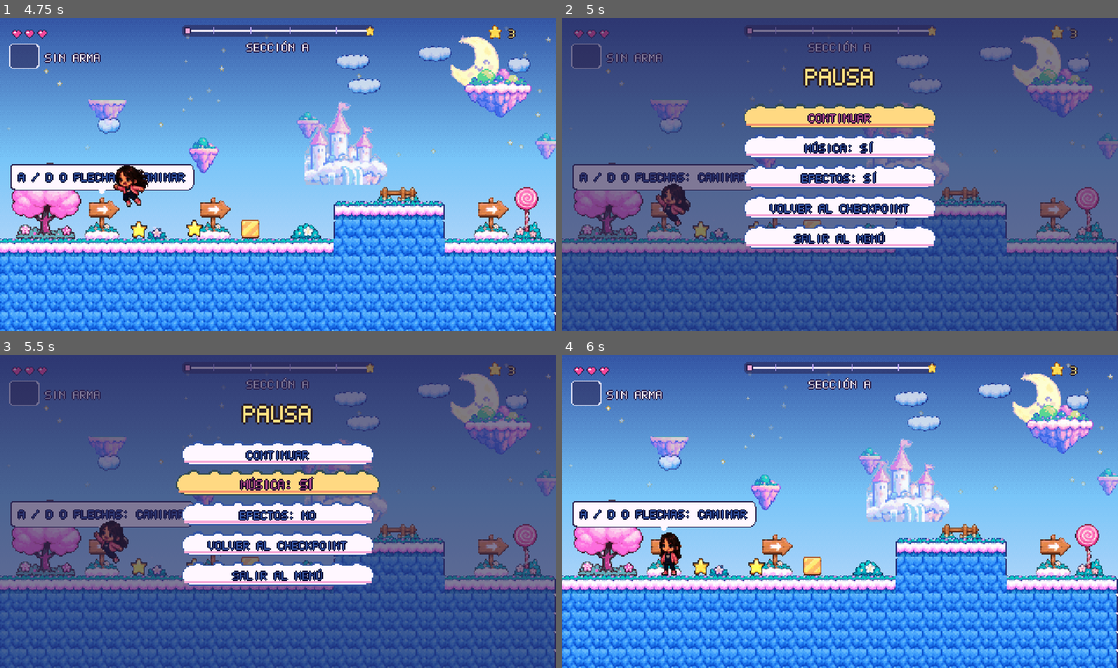
Above: before the commit, frames 1-4 (two rows, left to right).
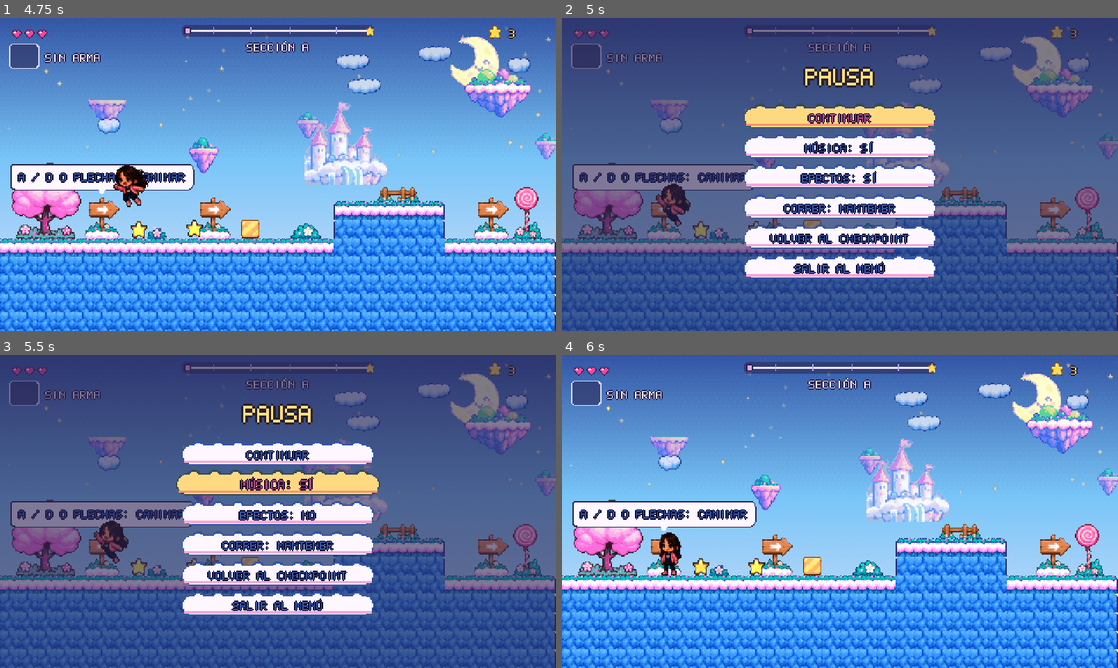
Above: after the commit, the same moments.

Repository: diodZo/alice-dreams
Game: Godot game, scene res://scenes/main/Main.tscn
Same seed, same stepped clock (60 frames per second), same inputs: the game is played once before the commit and once after it. Video files are missing from this copy of the repository; at most half a second of black plays in their place.
Inputs (mouse positions are in pixels of both pictures, inside the frame that each line leads up to):
- Up to frame 1 (4.75 s): tap Enter (menu_accept) at 0.5, 4.15 s; move the mouse to (400, 158) at 0.52 s; hold D (move_right) 0.53-2.03 s; tap Shift (run) at 0.6, 1.55, 2.3, 2.85, 3.8, 4.35 s; click (400, 158) at 0.67 s; tap Space (jump) at 0.77, 1.52, 3.02, 3.77, 4.52 s; move the mouse to (278, 140) at 1.27 s; tap W (aim_up) at 1.35 s; click (278, 140) at 1.42 s; move the mouse to (333, 105) at 2.02 s; hold A (move_left) 2.03-2.78 s; tap J (fire) at 2.1 s; move the mouse to (250, 237) at 2.77 s; hold D (move_right) 2.78-4.28 s; click (250, 237) at 2.92 s; move the mouse to (444, 221) at 3.52 s; tap K (switch_weapon) at 3.6 s; move the mouse to (111, 127) at 4.27 s; hold A (move_left) from 4.28 s (still down)
- Up to frame 2 (5 s): keep holding A (move_left); tap Escape (pause) at 4.9 s
- Up to frame 3 (5.5 s): move the mouse to (305, 511) at 5.02 s; release A (move_left) at 5.03 s; hold D (move_right) from 5.03 s (still down); tap W (aim_up) at 5.1 s; click (305, 511) at 5.17 s; tap Shift (run) at 5.3 s
- Up to frame 4 (6 s): release D (move_right) at 5.75 s; click (840, 455) at 5.77 s

Frame 1 is identical in both runs. In frame 2, 2.9% of the frame differs, in the area x 32-68%, y 59-84%; in frame 3, 2.9%; in frame 4, nothing differs.

Commit message:
IMP-019 e IMP-021: «Correr siempre» y sello «¡Sin caídas!»
- IMP-019: opción «Correr: mantener / siempre» en el menú de pausa (ajuste
  alwaysRun; con «siempre», Shift camina). Prueba test_always_run.
- IMP-021: GameState.falls cuenta caídas y desmayos en nivel y arena; la
  victoria muestra «¡Sin caídas!» si es 0 y el guardado añade noFalls
  (opcional, se conserva). Prueba test_no_falls_record.

Co-Authored-By: Claude Opus 5.5 <noreply@anthropic.com>

Diff:
--- a/godot/scripts/core/game_state.gd
+++ b/godot/scripts/core/game_state.gd
@@ -53,6 +53,8 @@
 		"checkpoint": null,
 		"hp": 3,
 		"playTime": 0.0,
+		# caídas al vacío y desmayos en el nivel y la arena (sello «¡Sin caídas!», IMP-021)
+		"falls": 0,
 		"progress": 0.0,
 		"specialStar": false,
 		"bossVisible": false,
--- a/godot/scripts/core/save_manager.gd
+++ b/godot/scripts/core/save_manager.gd
@@ -28,7 +28,7 @@
 		"unlockedWorld": 1,
 		# { "1": { completed, bestStars, totalStars, specialStar, bestTime, completedAt } }
 		"worlds": {},
-		"settings": {"music": true, "sfx": true},
+		"settings": {"music": true, "sfx": true, "alwaysRun": false},
 		# Mundo 8: victoria final (desbloquea volver a ver el final desde el menú). Campos nuevos:
 		# un guardado anterior se carga igual (valores por defecto) y no pierde nada.
 		"adventureCompleted": false,
@@ -96,7 +96,7 @@
 				seen.append(int(v))
 		state.journal.seen = seen
 	if p.get("settings") is Dictionary:
-		for k in ["music", "sfx"]:
+		for k in ["music", "sfx", "alwaysRun"]:
 			if p.settings.get(k) is bool:
 				state.settings[k] = p.settings[k]
 
@@ -138,7 +138,8 @@
 	return int(state.unlockedWorld)
 
 
-func mark_world_completed(world_id: int, stars: int, total_stars: int, special_star := false, time_ms := 0.0, magic_crayons: Array = [], dream_collectibles: Array = []) -> void:
+## no_falls: la partida terminó sin caer al vacío ni desmayarse (sello «¡Sin caídas!», IMP-021).
+func mark_world_completed(world_id: int, stars: int, total_stars: int, special_star := false, time_ms := 0.0, magic_crayons: Array = [], dream_collectibles: Array = [], no_falls := false) -> void:
 	var prev := get_world(world_id)
 	var best_time: float = prev.get("bestTime", 0.0)
 	if time_ms > 0 and (best_time <= 0 or time_ms < best_time):
@@ -148,6 +149,7 @@
 		"bestStars": maxi(int(prev.get("bestStars", 0)), stars),
 		"totalStars": total_stars,
 		"specialStar": bool(prev.get("specialStar", false)) or special_star,
+		"noFalls": bool(prev.get("noFalls", false)) or no_falls,
 		"bestTime": best_time,
 		"completedAt": Time.get_datetime_string_from_system(true),
 	}
--- a/godot/scripts/levels/boss_arena.gd
+++ b/godot/scripts/levels/boss_arena.gd
@@ -128,13 +128,14 @@
 	var world_id := int(data.get("worldId", 1))
 	var magic: Array = GameState.get_v("magicCrayons", [])
 	var dream: Array = GameState.get_v("dreamCollectibles", [])
-	SaveManager.mark_world_completed(world_id, stars, total, special, time, magic, dream)
+	var no_falls := int(GameState.get_v("falls", 0)) == 0
+	SaveManager.mark_world_completed(world_id, stars, total, special, time, magic, dream, no_falls)
 
 	after(2200, func():
 		await Fader.fade_out(700, Color8(255, 247, 255))
 		if not is_inside_tree():
 			return
-		GameState.entry = {"stars": stars, "total": total, "special": special, "time": time, "world": world_id, "magic": magic, "magicTotal": int(GameState.get_v("magicTotal", 0)), "dream": dream, "dreamTotal": int(GameState.get_v("dreamTotal", 0)),
+		GameState.entry = {"stars": stars, "total": total, "special": special, "time": time, "world": world_id, "magic": magic, "magicTotal": int(GameState.get_v("magicTotal", 0)), "dream": dream, "dreamTotal": int(GameState.get_v("dreamTotal", 0)), "noFalls": no_falls,
 			"rescued": RescuedCreatureManager.run_creatures(), "newPage": DreamJournalManager.is_new_page(world_id)}
 		Router.go("Victory"))
 
--- a/godot/scripts/levels/level.gd
+++ b/godot/scripts/levels/level.gd
@@ -94,7 +94,9 @@
 	player.hp = mini(hp, player.max_hp) if hp > 0 else player.max_hp
 	player.hp_changed.connect(func(v): GameState.set_v("hp", v))
 	player.fainted.connect(func(): after(900, func(): respawn(true)))
-	player.fainted.connect(func(): PlaytestLog.event(self, "desmayo"))
+	player.fainted.connect(func():
+		GameState.inc("falls", 1)
+		PlaytestLog.event(self, "desmayo"))
 	bonus_root = _container("BonusStars")
 	player_projectiles = _container("PlayerProjectiles")
 	enemy_projectiles = _container("EnemyProjectiles")
@@ -507,6 +509,7 @@
 	player.hp = maxi(0, player.hp - 1)
 	GameState.set_v("hp", player.hp)
 	AudioManager.play("hurt")
+	GameState.inc("falls", 1)
 	PlaytestLog.event(self, "caida")
 	respawn(player.hp <= 0)
 
--- a/godot/scripts/levels/world8_boss_arena.gd
+++ b/godot/scripts/levels/world8_boss_arena.gd
@@ -107,7 +107,7 @@
 	var total := int(GameState.get_v("starsTotal", 0))
 	var time: float = GameState.get_v("playTime", 0.0)
 	var dream: Array = GameState.get_v("dreamCollectibles", [])
-	SaveManager.mark_world_completed(8, stars, total, true, time, [], dream)
+	SaveManager.mark_world_completed(8, stars, total, true, time, [], dream, int(GameState.get_v("falls", 0)) == 0)
 	SaveManager.mark_adventure_completed()
 
 
--- a/godot/scripts/systems/input_controller.gd
+++ b/godot/scripts/systems/input_controller.gd
@@ -44,7 +44,9 @@
 		left = _held("move_left")
 		right = _held("move_right")
 		up = _held("aim_up")
-		run = _held("run")
+		# opción «Correr: siempre» (IMP-019): corre sin mantener Shift y Shift camina. Los
+		# controles programados (pruebas, piloto) no la usan.
+		run = _held("run") != (not scripted and SaveManager.get_setting("alwaysRun") == true)
 		jump_held = _held("jump")
 		fire_held = _held("fire")
 		jump_pressed = jp
--- a/godot/scripts/ui/pause_menu.gd
+++ b/godot/scripts/ui/pause_menu.gd
@@ -33,11 +33,16 @@
 		AudioManager.set_sfx_enabled(not AudioManager.sfx_on)
 		b.set_label(_sfx_label())
 		AudioManager.play("ui_select"))
+	var run := CloudButton.make(_run_label(), 170)
+	run.activated.connect(func(b):
+		SaveManager.set_setting("alwaysRun", SaveManager.get_setting("alwaysRun") != true)
+		b.set_label(_run_label())
+		AudioManager.play("ui_select"))
 	var restart := CloudButton.make("Volver al checkpoint", 170)
 	restart.activated.connect(func(_b): level.restart_from_checkpoint())
 	var quit := CloudButton.make("Salir al menú", 170)
 	quit.activated.connect(func(_b): level.exit_to_menu())
-	var buttons: Array[CloudButton] = [resume, music, sfx, restart, quit]
+	var buttons: Array[CloudButton] = [resume, music, sfx, run, restart, quit]
 	for b in buttons:
 		box.add_child(b)
 	add_child(MenuList.new().setup(buttons))
@@ -56,6 +61,10 @@
 	return "Música: %s" % ("Sí" if AudioManager.music_on else "No")
 
 
+func _run_label() -> String:
+	return "Correr: %s" % ("siempre" if SaveManager.get_setting("alwaysRun") == true else "mantener")
+
+
 func _sfx_label() -> String:
 	return "Efectos: %s" % ("Sí" if AudioManager.sfx_on else "No")
 
--- a/godot/scripts/ui/victory.gd
+++ b/godot/scripts/ui/victory.gd
@@ -71,6 +71,8 @@
 	var info := PixelText.make("\n".join(lines), {"origin": Vector2(0.5, 0), "tint": C.CREAM, "center": true})
 	info.position = Vector2(W / 2 + 10, 76)
 	add_child(info)
+	if stats.get("noFalls", false):
+		_no_falls_stamp()
 
 	var box := VBoxContainer.new()
 	box.add_theme_constant_override("separation", 4)
@@ -142,3 +144,17 @@
 	if _confetti_acc >= 1600:
 		_confetti_acc -= 1600
 		effects.confetti(randi_range(60, C.GAME_W - 60), 10, 40)
+
+
+## Sello «¡Sin caídas!» (IMP-021): la partida terminó sin caer al vacío ni desmayarse.
+func _no_falls_stamp() -> void:
+	var stamp := PixelText.make("¡Sin caídas!", {"origin": Vector2(0.5, 0.5), "scale": 2, "tint": C.YELLOW})
+	stamp.name = "NoFallsStamp"
+	stamp.position = Vector2(C.GAME_W - 78, 40)
+	stamp.rotation_degrees = -8
+	stamp.scale = Vector2(1.6, 1.6)
+	add_child(stamp)
+	var tw := stamp.create_tween()
+	tw.tween_interval(0.6)
+	tw.tween_property(stamp, "scale", Vector2.ONE, 0.25).set_trans(Tween.TRANS_BACK).set_ease(Tween.EASE_OUT)
+	tw.tween_callback(func(): AudioManager.play("checkpoint"))
--- a/godot/tests/capture.gd
+++ b/godot/tests/capture.gd
@@ -44,7 +44,7 @@
 			GameState.set_v("weapon", args.get("weapon", "bubble"))
 		GameState.entry = {"introBanner": true}
 	if scene_key == "Victory":
-		GameState.entry = {"stars": 97, "total": 144, "special": true, "time": 412000, "world": int(args.get("world", "1")), "magic": ["red", "blue"], "magicTotal": 3 if args.get("world", "1") == "2" else 0}
+		GameState.entry = {"stars": 97, "total": 144, "special": true, "time": 412000, "world": int(args.get("world", "1")), "magic": ["red", "blue"], "magicTotal": 3 if args.get("world", "1") == "2" else 0, "noFalls": args.has("nofalls")}
 	if scene_key == "Victory" and args.has("rescued"):
 		GameState.entry["rescued"] = Array(String(args.rescued).split(","))
 		GameState.entry["newPage"] = true
--- a/godot/tests/suites/common_tests.gd
+++ b/godot/tests/suites/common_tests.gd
@@ -11,7 +11,7 @@
 	"test_flea_ai", "test_enemy_spawner_distance", "test_boss_phases_and_victory", "test_boss_base",
 	"test_integer_scaling", "test_menu_keyboard", "test_gamepad", "test_menu_art",
 	"test_world_carousel", "test_pause_resume", "test_sign_bubbles_inside", "test_checkpoint_spacing", "test_object_overlap_hook", "test_level_schema", "test_hit_stop",
-	"test_intro_cinematic",
+	"test_intro_cinematic", "test_always_run", "test_no_falls_record",
 ]
 
 
@@ -979,3 +979,69 @@
 	await get_tree().process_frame
 	check(win.content_scale_mode == base_mode, "la ventana queda con la escala del proyecto")
 	GameState.intro_played = true
+
+
+# IMP-019: opción «Correr: siempre» (corre sin Shift; Shift camina), guardada en los ajustes
+func test_always_run() -> void:
+	SaveManager.set_setting("alwaysRun", true)
+	await load_level()
+	level.controls.scripted = false
+	await settle()
+	place(6, 19)
+	await settle()
+	Input.action_press("move_right")
+	await frames(30)
+	near(level.player.velocity.x, 150, 8, "con la opción activa corre sin mantener Shift")
+	Input.action_press("run")
+	await frames(20)
+	near(level.player.velocity.x, 95, 8, "y Shift camina")
+	Input.action_release("run")
+	Input.action_release("move_right")
+	SaveManager.load_state()
+	check(SaveManager.get_setting("alwaysRun") == true, "el ajuste se guarda")
+	SaveManager.set_setting("alwaysRun", false)
+	place(6, 19)
+	await settle()
+	Input.action_press("move_right")
+	await frames(30)
+	near(level.player.velocity.x, 95, 8, "con la opción desactivada vuelve a andar")
+	Input.action_release("move_right")
+	level.controls.scripted = true
+	SaveManager.set_setting("alwaysRun", true)
+	place(6, 19)
+	await settle()
+	hold(["move_right"])
+	await frames(30)
+	near(level.player.velocity.x, 95, 8, "los controles programados (pruebas, piloto) no usan la opción")
+	SaveManager.set_setting("alwaysRun", false)
+	var menu: CanvasLayer = Level.PAUSE_SCENE.instantiate()
+	menu.level = level
+	add_child(menu)
+	await frames(2)
+	var labels: Array = menu.find_children("*", "CloudButton", true, false).map(func(b): return b.label.text)
+	check(labels.any(func(t): return t == "Correr: mantener"), "el menú de pausa tiene la opción (%s)" % str(labels))
+	menu.queue_free()
+
+
+# IMP-021: las caídas cuentan en la partida; sello «¡Sin caídas!» en la victoria y en el guardado
+func test_no_falls_record() -> void:
+	SaveManager.reset_progress()
+	await load_level()
+	await settle()
+	check(int(GameState.get_v("falls", -1)) == 0, "una partida nueva empieza sin caídas")
+	place(161, 21) # hueco 160-162
+	await frames(80)
+	check(int(GameState.get_v("falls", 0)) == 1, "caer al vacío cuenta como caída")
+	SaveManager.mark_world_completed(1, 10, 100, false, 1000.0, [], [], true)
+	check(SaveManager.get_world(1).get("noFalls", false), "completar sin caídas se guarda")
+	SaveManager.mark_world_completed(1, 10, 100, false, 1000.0, [], [], false)
+	check(SaveManager.get_world(1).get("noFalls", false), "y se conserva aunque otra partida tenga caídas")
+	for no_falls in [true, false]:
+		GameState.entry = {"stars": 1, "total": 2, "time": 1000, "world": 1, "noFalls": no_falls}
+		var v: Control = load(Router.SCENES.Victory).instantiate()
+		add_child(v)
+		await frames(2)
+		check((v.find_child("NoFallsStamp", true, false) != null) == no_falls, "sello en la victoria sólo sin caídas (%s)" % no_falls)
+		v.queue_free()
+		await get_tree().process_frame
+	SaveManager.reset_progress()
